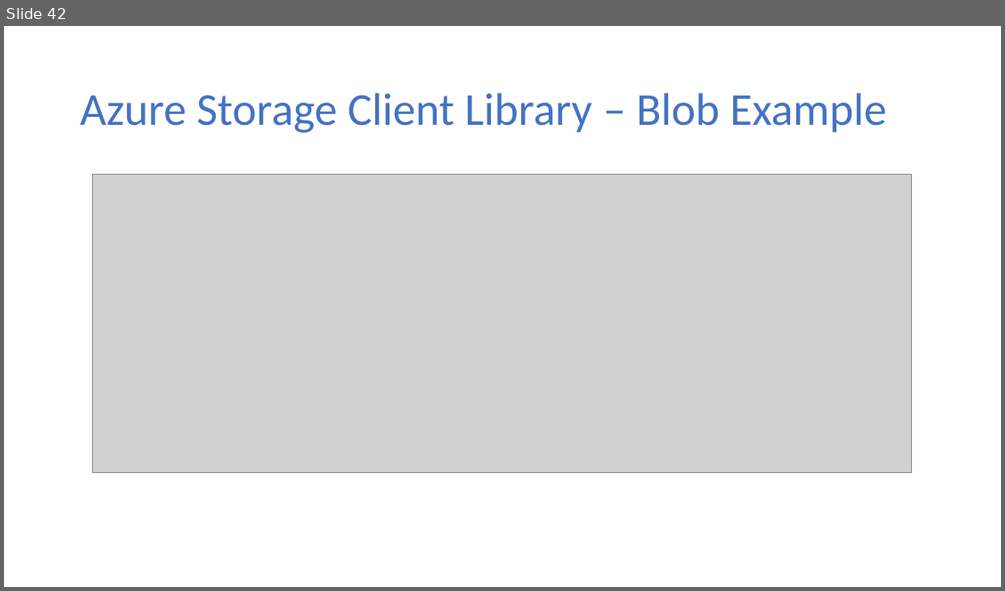
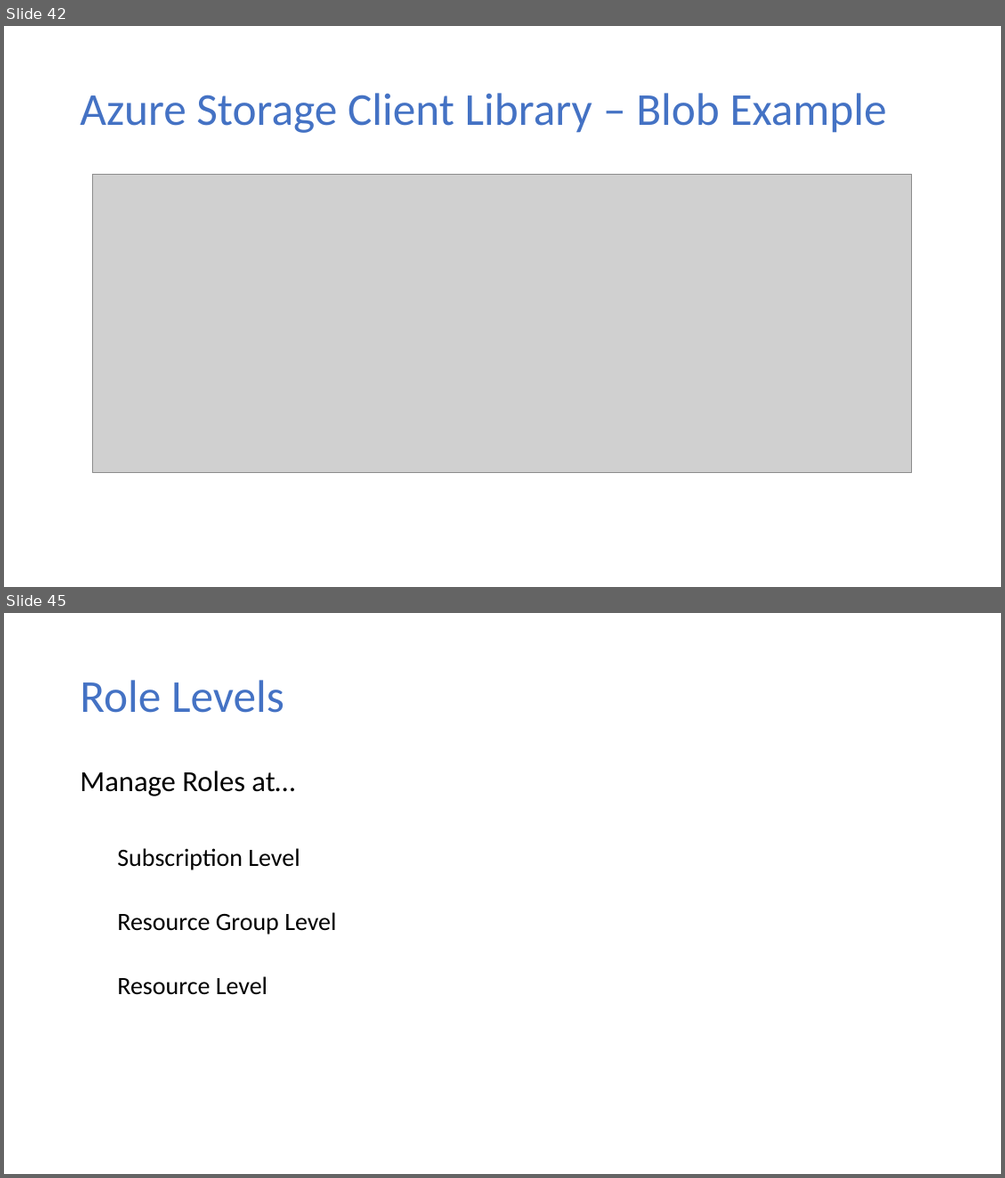
Before and after one commit to dstolts/70-534, a slide deck: Presentations/70-534-Combined-SecuritySlides.pptx. Shown one above the other, each under a label of ours: slide 42 before the commit, slides 42 and 45 after it; the slides between them are not shown. The pictures are 1005x591 and 1005x1178 pixels, drawn with LibreOffice and Linux fonts; fonts in the diff are those of the drawing; grey boxes stand for pictures. Boxes give left, top, right and bottom in pixels: in the first picture for what was removed or moved away, otherwise in the second. Text is boxed around its words. In the diff, an @@ line names an element or a change of style, - is before the commit and + after.

```diff
--- a/Presentations/70-534-Combined-SecuritySlides.pptx
+++ b/Presentations/70-534-Combined-SecuritySlides.pptx
@@ slide 45 added at [4,613,1001,1174], background #FFFFFF @@
@@ title added at [80,680,284,713], 44 pt, text #4472C4 @@
+Role Levels
@@ text added at [80,771,336,995], 24 pt, text #000000 @@
+Manage Roles at…
+  Subscription Level
+  Resource Group Level
+  Resource Level
```
Also in this commit, not shown: 5 other slides added.
